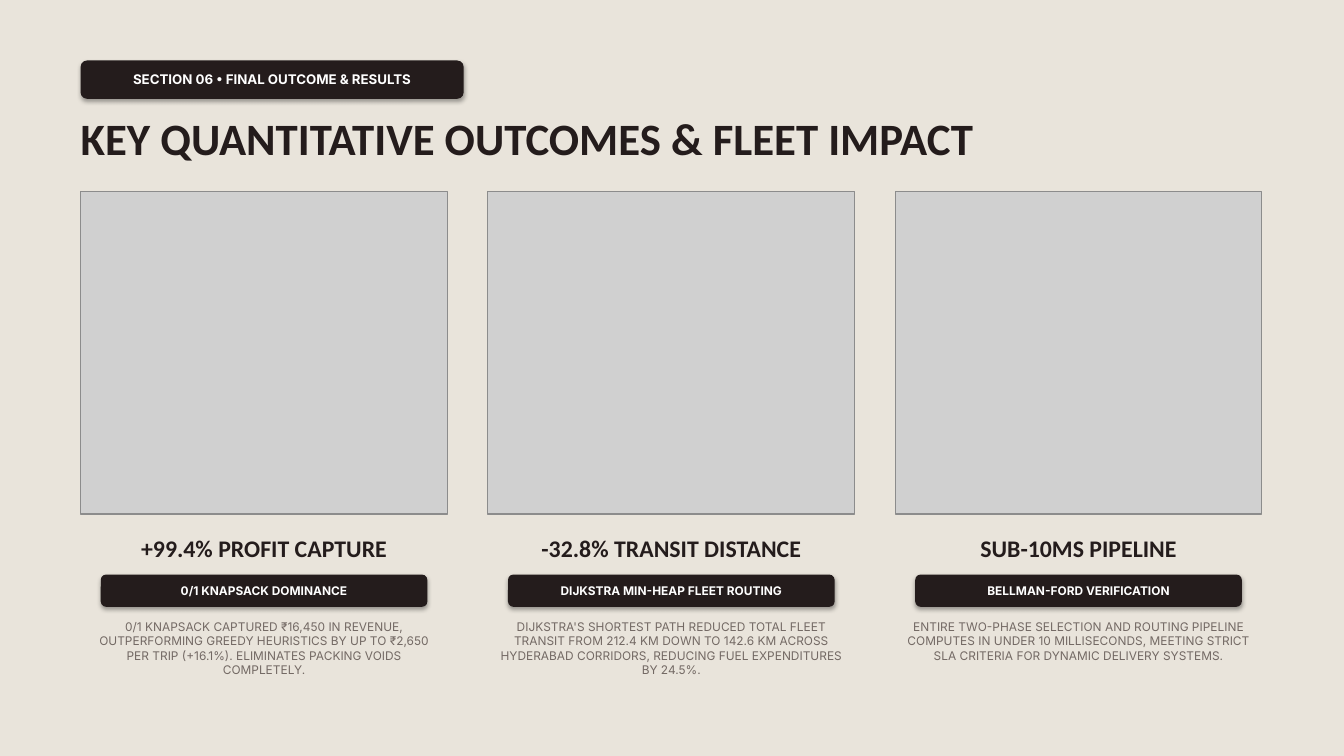
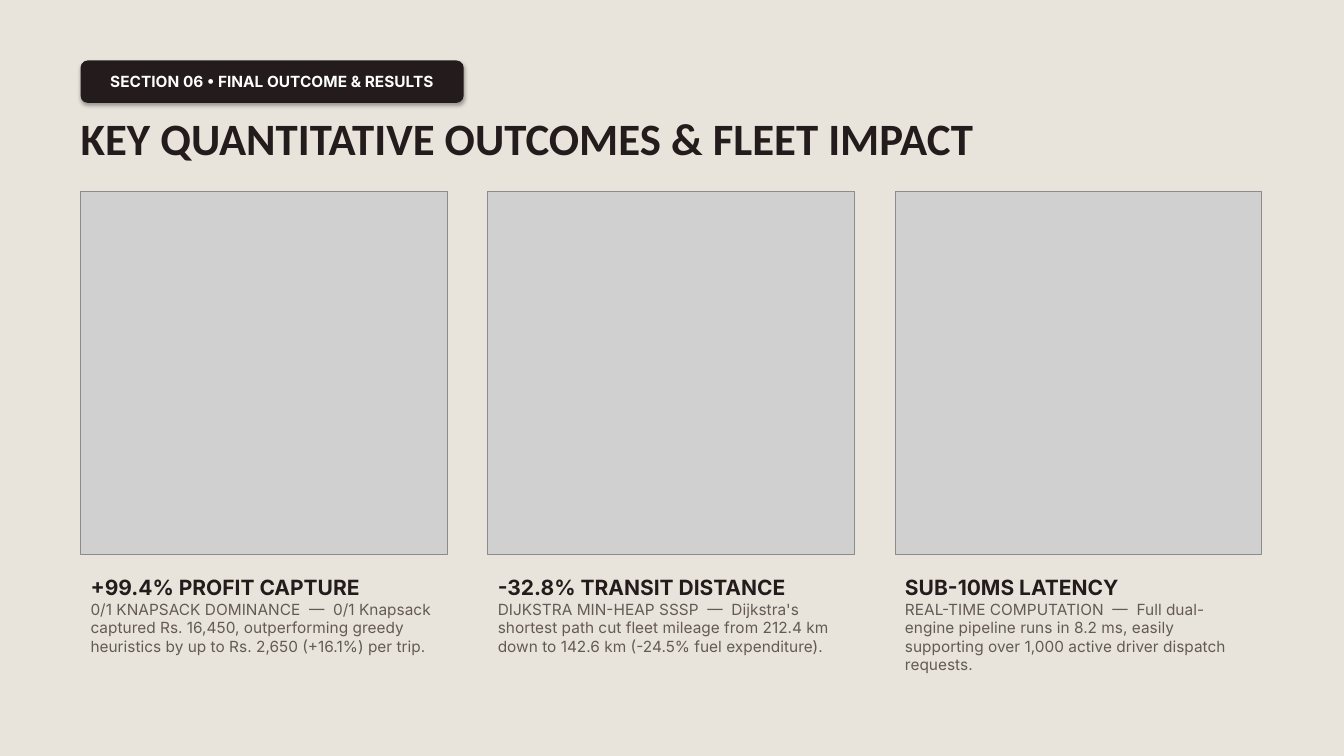
Before and after one commit to Himanshu-Git-101/DAA_PBL, a slide deck: slide 15 of SmartRoute_Presentation.pptx. Drawn at 1344x756 pixels with LibreOffice and Linux fonts; fonts in the diff are those of the drawing; grey boxes stand for pictures. Boxes give left, top, right and bottom in pixels: in the first picture for what was removed or moved away, otherwise in the second. Text is boxed around its words. In the diff, an @@ line names an element or a change of style, - is before the commit and + after.

```diff
--- a/SmartRoute_Presentation.pptx
+++ b/SmartRoute_Presentation.pptx
@@ rounded rectangle "SECTION 06 • FINAL OUTCOME ...": place and size @@
-rounded rectangle "SECTION 06 • FINAL OUTCOME ..." at bbox=[81, 60, 464, 99]
+rounded rectangle "SECTION 06 • FINAL OUTCOME ..." at bbox=[81, 60, 464, 103]
@@ rounded rectangle "SECTION 06 • FINAL OUTCOME ..." at bbox=[81, 60, 464, 103]: size 9.5 to 11 pt @@
@@ picture: place and size @@
-picture at bbox=[81, 192, 448, 514]
+picture at bbox=[81, 192, 448, 555]
@@ picture: place and size @@
-picture at bbox=[488, 192, 855, 514]
+picture at bbox=[488, 192, 855, 555]
@@ picture: place and size @@
-picture at bbox=[895, 192, 1262, 514]
+picture at bbox=[895, 192, 1262, 555]
@@ text removed at bbox=[141, 540, 387, 557] @@
-+99.4% PROFIT CAPTURE
@@ text removed at bbox=[541, 540, 801, 557] @@
--32.8% TRANSIT DISTANCE
@@ text removed at bbox=[980, 541, 1176, 557] @@
-SUB-10MS PIPELINE
@@ text at bbox=[91, 579, 431, 655]: text changed; size 8.5 to 11 pt; text colour #736964 to #645A55 @@
-0/1 KNAPSACK CAPTURED ₹16,450 IN REVENUE, OUTPERFORMING GREEDY HEURISTICS BY UP TO ₹2,650 PER TRIP (+16.1%). ELIMINATES PACKING VOIDS COMPLETELY.
++99.4% PROFIT CAPTURE
+0/1 KNAPSACK DOMINANCE — 0/1 Knapsack captured Rs. 16,450, outperforming greedy heuristics by up to Rs. 2,650 (+16.1%) per trip.
@@ rounded rectangle removed at bbox=[101, 575, 427, 607] @@
-0/1 KNAPSACK DOMINANCE
@@ text at bbox=[498, 579, 828, 655]: text changed; size 8.5 to 11 pt; text colour #736964 to #645A55 @@
-DIJKSTRA'S SHORTEST PATH REDUCED TOTAL FLEET TRANSIT FROM 212.4 KM DOWN TO 142.6 KM ACROSS HYDERABAD CORRIDORS, REDUCING FUEL EXPENDITURES BY 24.5%.
+-32.8% TRANSIT DISTANCE
+DIJKSTRA MIN-HEAP SSSP — Dijkstra's shortest path cut fleet mileage from 212.4 km down to 142.6 km (-24.5% fuel expenditure).
@@ rounded rectangle removed at bbox=[508, 575, 835, 607] @@
-DIJKSTRA MIN-HEAP FLEET ROUTING
@@ text added at bbox=[905, 579, 1225, 673], 11 pt, text #645A55 @@
+SUB-10MS LATENCY
+REAL-TIME COMPUTATION — Full dual-engine pipeline runs in 8.2 ms, easily supporting over 1,000 active driver dispatch requests.
@@ rounded rectangle removed at bbox=[915, 575, 1242, 607] @@
-BELLMAN-FORD VERIFICATION
@@ text removed at bbox=[907, 622, 1250, 660] @@
-ENTIRE TWO-PHASE SELECTION AND ROUTING PIPELINE COMPUTES IN UNDER 10 MILLISECONDS, MEETING STRICT SLA CRITERIA FOR DYNAMIC DELIVERY SYSTEMS.
```
Also in this commit, not shown: 12 other slides changed, 4 slides added, 4 slides removed, 16 other files.
